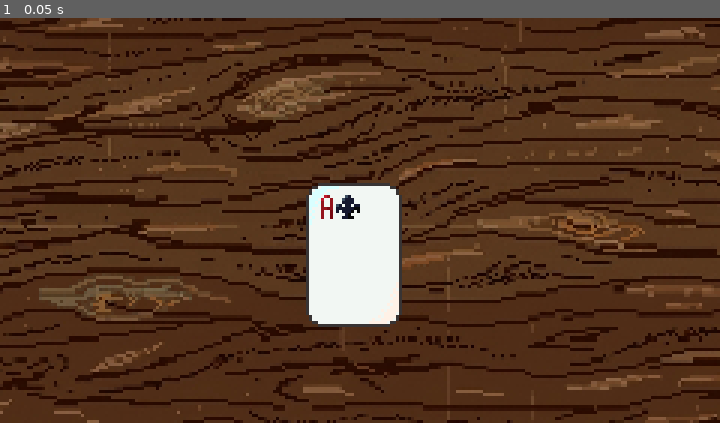
Above: before the commit, frame 1.
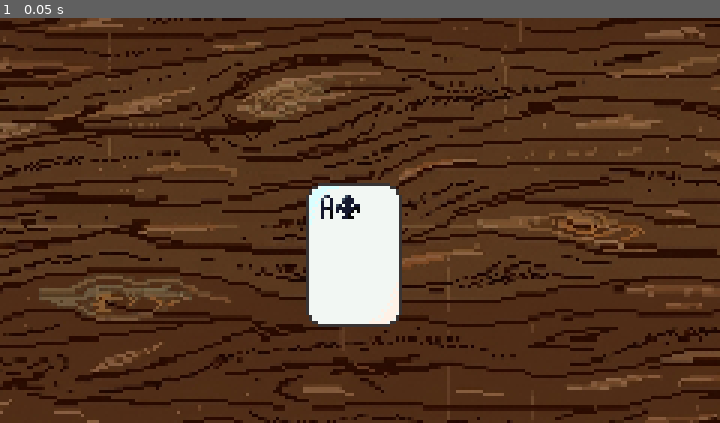
Above: after the commit, the same moment.

Repository: TESTLYgribble/CRAD
Game: Godot game, scene res://main.tscn
The game is run twice, just before and just after one commit, with the same random seed, the same clock (stepped at 60 frames per second) and the same inputs.
Inputs:
- Up to frame 1 (0.05 s): no input

The runs differ from the first frame. In frame 1, less than 0.1% of the frame differs, in the area x 44-47%, y 43-50%.

Commit message:
small coloring fix

Diff:
--- a/Scripts/card.gd
+++ b/Scripts/card.gd
@@ -3,8 +3,11 @@
 const val:Array[String] = ["A","2","3","4","5","6","7","8","9","10","K","Q","J"]
 const cardTypes = ["spd","clvr","dmnd","hrts"]
 
+
 @onready var card_symbol = $whiteCard/Card_symbol
 @onready var card_value = $whiteCard/Card_Value
+@onready var card_color= $whiteCard/Card_Value.material  as ShaderMaterial
+
 
 var rnd_info:Array[int]
 
@@ -17,6 +20,7 @@
 	randomize()
 	Rnd_Card_Gen()
 	randomCardDetails()
+	checkBlack()
 	print("Hello!")
 
 
@@ -38,3 +42,7 @@
 
 	card_value.animation = "Val_Text"
 	card_value.frame = rnd_info[1]
+
+func checkBlack():
+	if rnd_info[0] in [0, 1] :
+		card_color.set_shader_parameter("isBlack",true)
--- a/card.tscn
+++ b/card.tscn
@@ -2,7 +2,9 @@
 
 [ext_resource type="Texture2D" uid="uid://cbn45d2pjhb1a" path="res://Art/cardSprites.png" id="1_kikvd"]
 [ext_resource type="Script" uid="uid://dwu2ruwitp718" path="res://Scripts/card.gd" id="1_rjlel"]
-[ext_resource type="Shader" uid="uid://dvmmsrtwofctt" path="res://cardTextColor.gdshader" id="3_q5obu"]
+[ext_resource type="Shader" uid="uid://cf67wy241mix3" path="res://cardColorSwap.tres" id="3_q5obu"]
+[ext_resource type="Texture2D" uid="uid://ccpyknrgdqa2a" path="res://Art/black_pallette.png" id="4_fpac0"]
+[ext_resource type="Texture2D" uid="uid://dr6n2r7kwth72" path="res://Art/red_pallette.png" id="5_1i5pp"]
 
 [sub_resource type="AtlasTexture" id="AtlasTexture_rjlel"]
 atlas = ExtResource("1_kikvd")
@@ -47,6 +49,10 @@
 
 [sub_resource type="ShaderMaterial" id="ShaderMaterial_e484p"]
 shader = ExtResource("3_q5obu")
+shader_parameter/Red_palette = ExtResource("5_1i5pp")
+shader_parameter/Black_palette = ExtResource("4_fpac0")
+shader_parameter/colors_count = 3
+shader_parameter/isBlack = false
 
 [sub_resource type="AtlasTexture" id="AtlasTexture_pjytt"]
 atlas = ExtResource("1_kikvd")
--- /dev/null
+++ b/cardColorSwap.tres
@@ -0,0 +1,48 @@
+[gd_resource type="Shader" format=3 uid="uid://cf67wy241mix3"]
+
+[resource]
+code = "shader_type canvas_item;
+
+uniform sampler2D Red_palette;
+uniform sampler2D Black_palette;
+uniform int colors_count = 8;
+uniform bool isBlack = false;
+
+void fragment() {
+
+	vec4 current_color = texture(TEXTURE, UV);
+
+	// Ignore transparent pixels
+	if (current_color.a < 0.1) {
+		COLOR = current_color;
+	} else {
+
+		vec4 final_color = current_color;
+
+		if (isBlack) {
+
+			for (int i = 0; i < colors_count; i++) {
+
+				float u = (float(i) + 0.5) / float(colors_count);
+
+				vec2 palette_uv = vec2(u, 0.5);
+
+				vec4 red_color = texture(Red_palette, palette_uv);
+
+				float dist = distance(current_color.rgb, red_color.rgb);
+
+				if (dist < 0.05) {
+
+					final_color = texture(Black_palette, palette_uv);
+
+					// preserve original alpha
+					final_color.a = current_color.a;
+
+					break;
+				}
+			}
+		}
+
+		COLOR = final_color;
+	}
+}"
--- a/cardTextColor.gdshader
+++ /dev/null
@@ -1,14 +0,0 @@
-shader_type canvas_item;
-
-void vertex() {
-	// Called for every vertex the material is visible on.
-}
-
-void fragment() {
-
-}
-
-//void light() {
-//	// Called for every pixel for every light affecting the CanvasItem.
-//	// Uncomment to replace the default light processing function with this one.
-//}
Binary file added: Art/black_pallette.png
Not shown, added: Art/black_pallette.png.import
Binary file added: Art/red_pallette.png
Not shown, added: Art/red_pallette.png.import
Not shown, removed: cardTextColor.gdshader.uid
